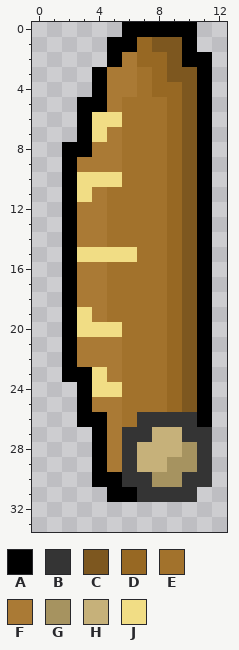
Two states of a pixel-art sprite, Assets/Sprites/Baguette.png. Above is the file before it was changed.
The file is 16x40 pixels. Shown: x 0..12, y 0..33.
Palette (. is transparent): A #000000  B #343434  C #7d571f  D #976823  E #a2722c  F #aa7a35  G #a69360  H #c6b17a  J #f1dd85
Pixels before, first column x 2:
 0 ....AAAAA.
 1 ...AADCCA.
 2 ...AFDDCAA
 3 ..AFFEDCCA
 4 ..AFFEDDCA
 5 .AAFEEEDCA
 6 .AJJEEEDCA
 7 .AJFEEEDCA
 8 AAFFEEEDCA
 9 AFFFEEEDCA
10 AJJJEEEDCA
11 AJFEEEEDCA
12 AFFEEEEDCA
13 AFFEEEEDCA
14 AFFEEEEDCA
15 AJJJJEEDCA
16 AFFEEEEDCA
17 AFFEEEEDCA
18 AFFEEEEDCA
19 AJFEEEEDCA
20 AJJJEEEDCA
21 AFFFEEEDCA
22 AFFFEEEDCA
23 AAJFEEEDCA
24 .AJJEEEDCA
25 .AFFEEEDCA
26 .AAFEBBBBA
27 ..AFBBHHBB
28 ..AFBHHHGB
29 ..AFBHHGGB
30 ..AABBGGBB
31 ...AABBBB.
The result:
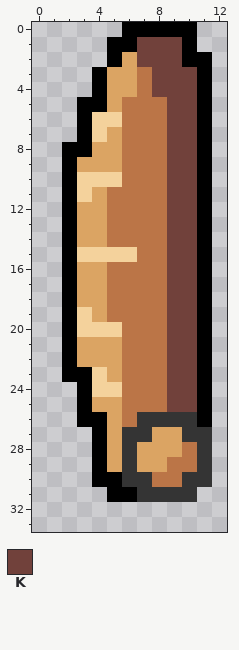
Colours new in this view: K #71413b
The edit:
{"colour":"E","old":"#a2722c","new":"#bb7547"}
{"colour":"F","old":"#aa7a35","new":"#dba463"}
{"colour":"J","old":"#f1dd85","new":"#f4d29c"}
{"y":1,"x":7,"old":"DCC","new":"KKK"}
{"y":2,"x":7,"old":"DDC","new":"KKK"}
{"y":3,"x":8,"old":"DCC","new":"KKK"}
{"y":4,"x":8,"old":"DDC","new":"KKK"}
{"y":5,"x":9,"old":"DC","new":"KK"}
{"y":6,"x":9,"old":"DC","new":"KK"}
{"y":7,"x":9,"old":"DC","new":"KK"}
{"y":8,"x":9,"old":"DC","new":"KK"}
{"y":9,"x":9,"old":"DC","new":"KK"}
{"y":10,"x":9,"old":"DC","new":"KK"}
{"y":11,"x":9,"old":"DC","new":"KK"}
{"y":12,"x":9,"old":"DC","new":"KK"}
{"y":13,"x":9,"old":"DC","new":"KK"}
{"y":14,"x":9,"old":"DC","new":"KK"}
{"y":15,"x":9,"old":"DC","new":"KK"}
{"y":16,"x":9,"old":"DC","new":"KK"}
{"y":17,"x":9,"old":"DC","new":"KK"}
{"y":18,"x":9,"old":"DC","new":"KK"}
{"y":19,"x":9,"old":"DC","new":"KK"}
{"y":20,"x":9,"old":"DC","new":"KK"}
{"y":21,"x":9,"old":"DC","new":"KK"}
{"y":22,"x":9,"old":"DC","new":"KK"}
{"y":23,"x":9,"old":"DC","new":"KK"}
{"y":24,"x":9,"old":"DC","new":"KK"}
{"y":25,"x":9,"old":"DC","new":"KK"}
{"y":27,"x":8,"old":"HH","new":"FF"}
{"y":28,"x":7,"old":"HHHG","new":"FFFE"}
{"y":29,"x":7,"old":"HHGG","new":"FFEE"}
{"y":30,"x":8,"old":"GG","new":"EE"}
{"label":"changed","picture_box":[77,37,197,487]}
